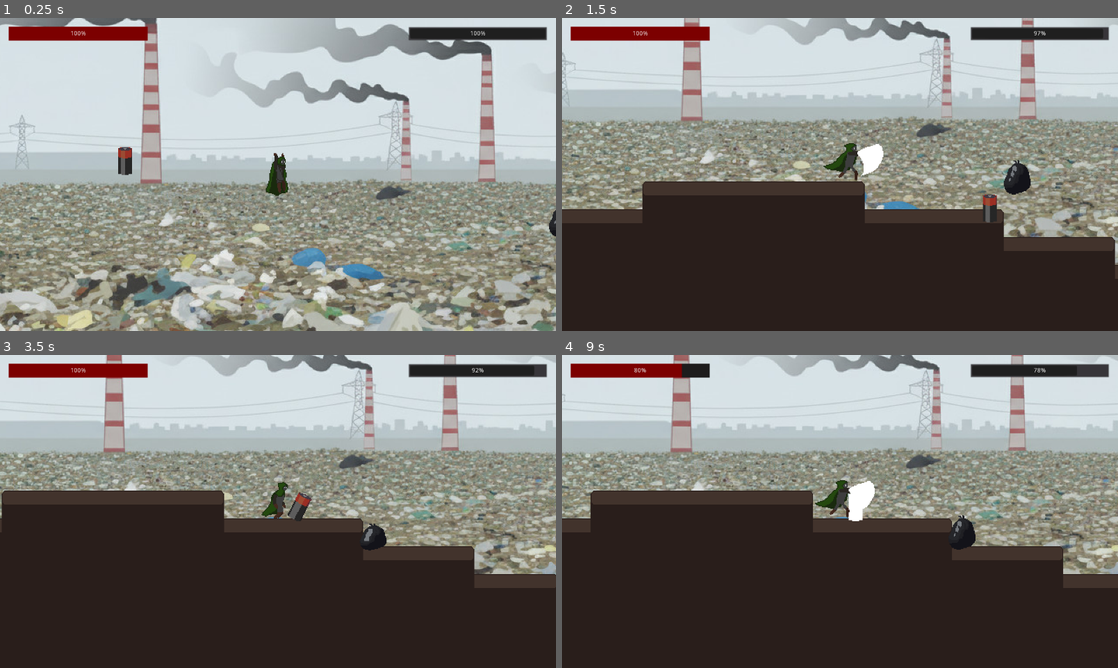
Above: before the commit, frames 1-4 (two rows, left to right).
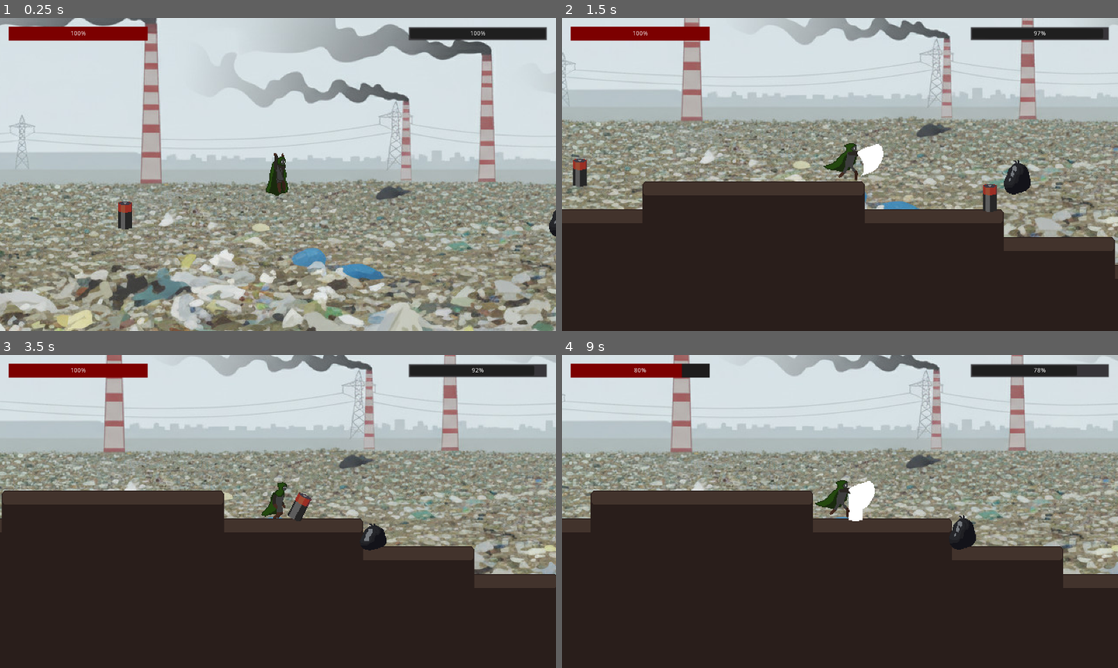
Above: after the commit, the same moments.

Repository: maroisa/everdusk
Game: Godot game, scene res://worlds/world.tscn
Same seed, same stepped clock (60 frames per second), same inputs: the game is played once before the commit and once after it.
Inputs (mouse positions are in pixels of both pictures, inside the frame that each line leads up to):
- Up to frame 1 (0.25 s): no input
- Up to frame 2 (1.5 s): move the mouse to (962, 158) at 0.52 s; hold D (right) from 0.53 s (still down); click (962, 158) at 0.6 s; tap Space (jump) at 0.77 s; move the mouse to (728, 190) at 1.27 s; click (728, 190) at 1.35 s
- Up to frame 3 (3.5 s): tap Space (jump) at 1.52, 3.02 s; move the mouse to (333, 442) at 2.02 s; release D (right) at 2.03 s; hold A (left) 2.03-2.78 s; click (333, 442) at 2.1 s; move the mouse to (250, 574) at 2.77 s; hold D (right) from 2.78 s (still down); click (250, 574) at 2.85 s
- Up to frame 4 (9 s): move the mouse to (1006, 558) at 3.52 s; click (1006, 558) at 3.6 s; tap Space (jump) at 3.77, 4.52, 6.02, 6.77, 7.52 s; move the mouse to (673, 464) at 4.27 s; release D (right) at 4.28 s; hold A (left) 4.28-5.03 s; click (673, 464) at 4.35 s; move the mouse to (867, 511) at 5.02 s; hold D (right) 5.03-5.78 s; click (867, 511) at 5.1 s; move the mouse to (756, 433) at 5.77 s; hold A (left) 5.78-7.28 s; click (756, 433) at 5.85 s; move the mouse to (962, 495) at 6.52 s; click (962, 495) at 6.6 s; move the mouse to (728, 527) at 7.27 s; hold D (right) from 7.28 s (still down); click (728, 527) at 7.35 s; move the mouse to (895, 442) at 8.02 s; click (895, 442) at 8.1 s; move the mouse to (812, 574) at 8.77 s; click (812, 574) at 8.85 s

The runs differ from the first frame. In frame 1, 0.4% of the frame differs, in the area x 21-24%, y 41-68%; in frame 2, 0.5%, in the area x 1-79%, y 44-66%; in frame 3, less than 0.1%; in frame 4, less than 0.1%.

Commit message:
fix player and battery gravity

Diff:
--- a/characters/battery/battery.gd
+++ b/characters/battery/battery.gd
@@ -10,7 +10,7 @@
 var player_distance: Vector2 = Vector2(9999, 9999)
 var player: KinematicBody2D
 
-onready var animtree = $AnimationTree.get("parameters/playback")
+onready var animstate = $AnimationTree.get("parameters/playback")
 
 func _ready():
 	$DetectArea.connect("body_entered", self, "on_detect")
@@ -24,14 +24,14 @@
 		player_distance = player.global_position - self.global_position
 		if player_distance.length() <= 40:
 			velocity = Vector2()
-			animtree.travel("slam")
+			animstate.travel("slam")
 
-		if !is_on_floor():
-			self.velocity.y = GRAVITY
+	if !is_on_floor():
+		self.velocity.y = GRAVITY
 
-		self.move_and_slide(velocity, Vector2.UP)
+	self.move_and_slide(velocity, Vector2.UP)
 
-	if animtree.get_current_node() == "walk":
+	if animstate.get_current_node() == "walk":
 		self.velocity.x = player_distance.normalized().x * 50
 		$AttackArea.position.x = player_distance.normalized().x * 32
 		$Sprite.flip_h = player_distance.normalized().x >= 0
@@ -39,7 +39,7 @@
 func on_detect(body: KinematicBody2D):
 	self.player = body
 	$DetectArea/CollisionShape2D.set_deferred("disabled", true)
-	animtree.travel("walk")
+	animstate.travel("walk")
 
 func on_attack(body: KinematicBody2D):
 	body.emit_signal("on_hit", 1)
@@ -52,4 +52,7 @@
 
 	if self.health <= 0:
 		player = null
-		animtree.travel("death")
+		animstate.travel("death")
+		collision_mask = 1
+		collision_layer = 0
+		velocity = Vector2()
--- a/characters/battery/battery.tscn
+++ b/characters/battery/battery.tscn
@@ -24,6 +24,18 @@
 "transitions": PoolRealArray( 1 ),
 "update": 0,
 "values": [ Vector2( 0, 1 ) ]
+}
+tracks/1/type = "value"
+tracks/1/path = NodePath("CollisionShape2D:disabled")
+tracks/1/interp = 1
+tracks/1/loop_wrap = true
+tracks/1/imported = false
+tracks/1/enabled = true
+tracks/1/keys = {
+"times": PoolRealArray( 0 ),
+"transitions": PoolRealArray( 1 ),
+"update": 1,
+"values": [ false ]
 }
 
 [sub_resource type="Animation" id=18]
@@ -60,18 +72,6 @@
 tracks/2/imported = false
 tracks/2/enabled = true
 tracks/2/keys = {
-"times": PoolRealArray( 0 ),
-"transitions": PoolRealArray( 1 ),
-"update": 1,
-"values": [ true ]
-}
-tracks/3/type = "value"
-tracks/3/path = NodePath("CollisionShape2D:disabled")
-tracks/3/interp = 1
-tracks/3/loop_wrap = true
-tracks/3/imported = false
-tracks/3/enabled = true
-tracks/3/keys = {
 "times": PoolRealArray( 0 ),
 "transitions": PoolRealArray( 1 ),
 "update": 1,
@@ -242,6 +242,7 @@
 
 [node name="CollisionShape2D" type="CollisionShape2D" parent="DetectArea"]
 shape = SubResource( 7 )
+disabled = true
 
 [node name="AttackArea" type="Area2D" parent="."]
 collision_layer = 0
--- a/characters/player/states/normal.gd
+++ b/characters/player/states/normal.gd
@@ -16,6 +16,7 @@
 	if not player.is_on_floor():
 		machine.travel("Jump")
 	else:
+		player.velocity.y = 10
 		if Input.is_action_just_pressed("jump"):
 			player.velocity.y = -player.JUMP_SPEED
 			machine.travel("Jump")
